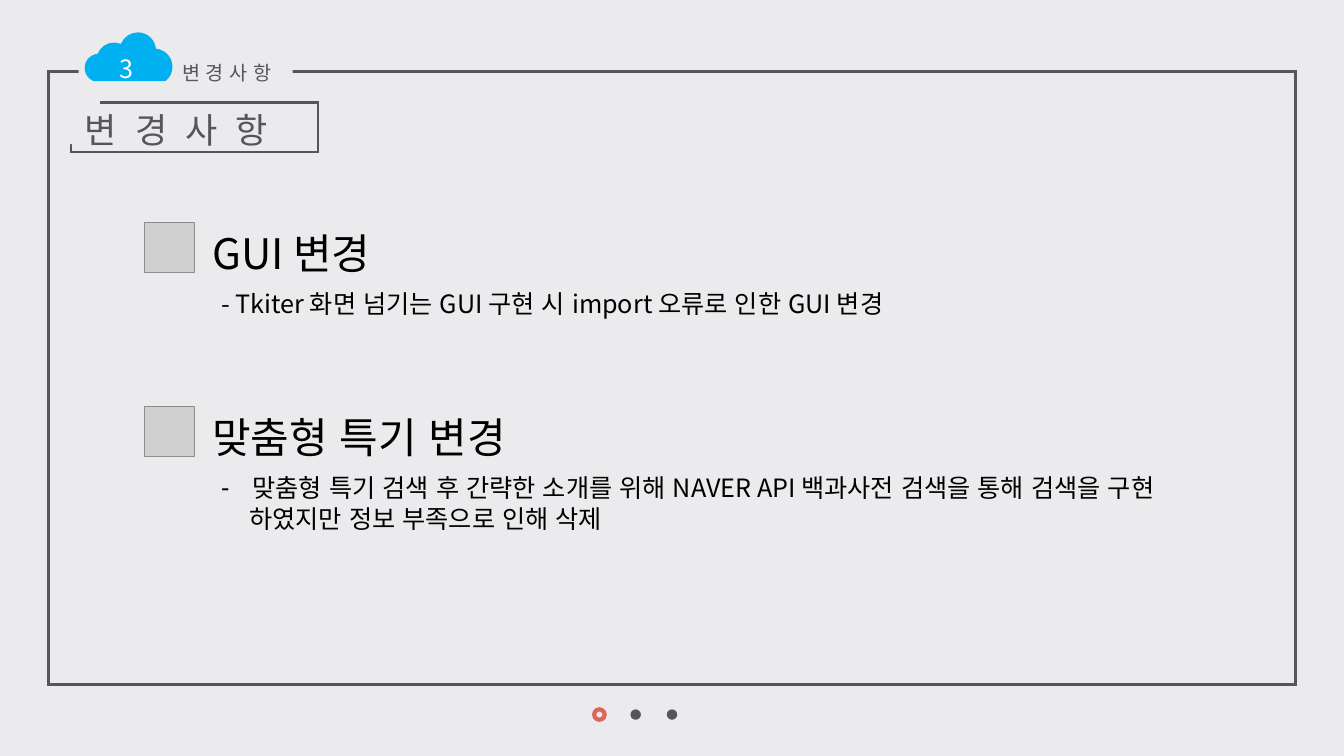
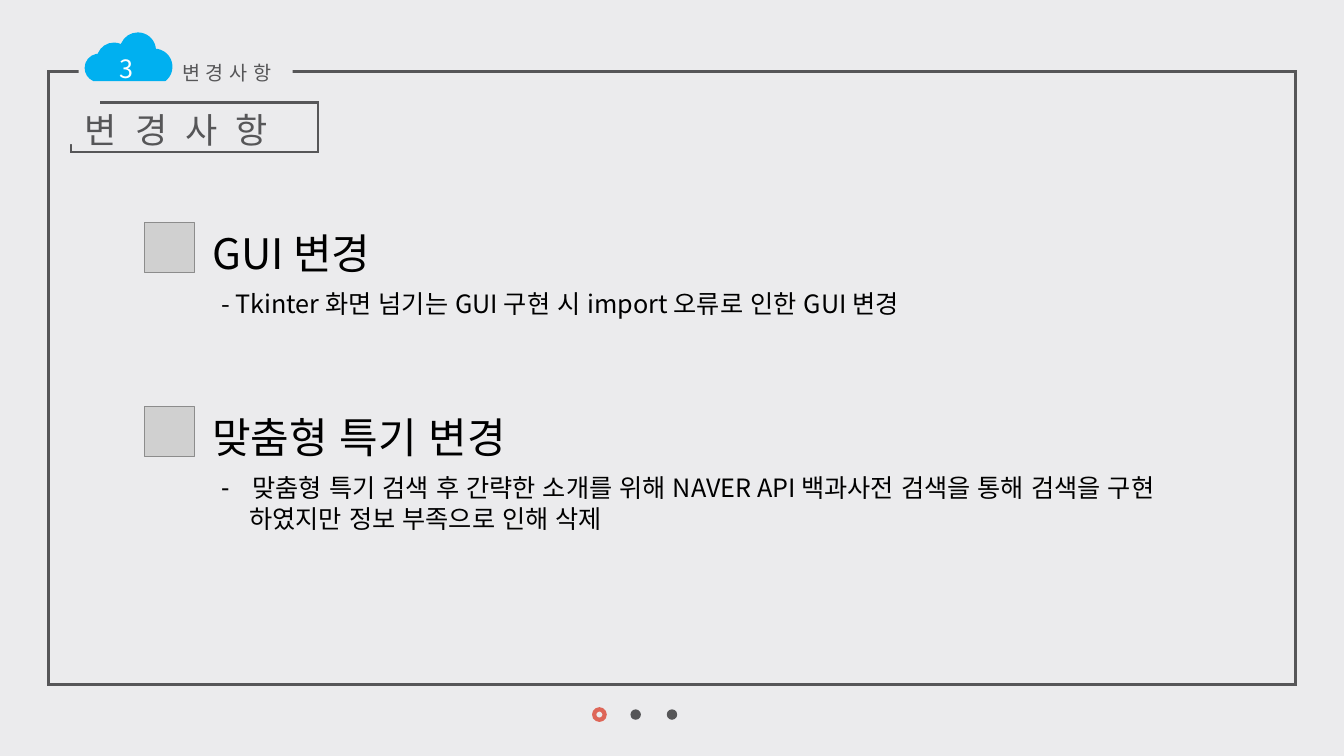
Before and after one commit to dyos1995/Script_1Home, a slide deck: slide 7 of 발표 자료/3차 발표/[스크립트] 2014182004 권오성 과제3.pptx. Drawn at 1344x756 pixels with LibreOffice and Linux fonts; fonts in the diff are those of the drawing; grey boxes stand for pictures. Boxes give left, top, right and bottom in pixels: in the first picture for what was removed or moved away, otherwise in the second. Text is boxed around its words. In the diff, an @@ line names an element or a change of style, - is before the commit and + after.

Commit message:
font 변경
font 변경

```diff
--- a/발표 자료/3차 발표/[스크립트] 2014182004 권오성 과제3.pptx
+++ b/발표 자료/3차 발표/[스크립트] 2014182004 권오성 과제3.pptx
@@ text at (235,292,898,319): text changed @@
-- Tkiter 화면 넘기는 GUI 구현 시 import 오류로 인한 GUI 변경
+- Tkinter 화면 넘기는 GUI 구현 시 import 오류로 인한 GUI 변경
```
Also in this commit, not shown: 1 other slide changed, 7 other files.
